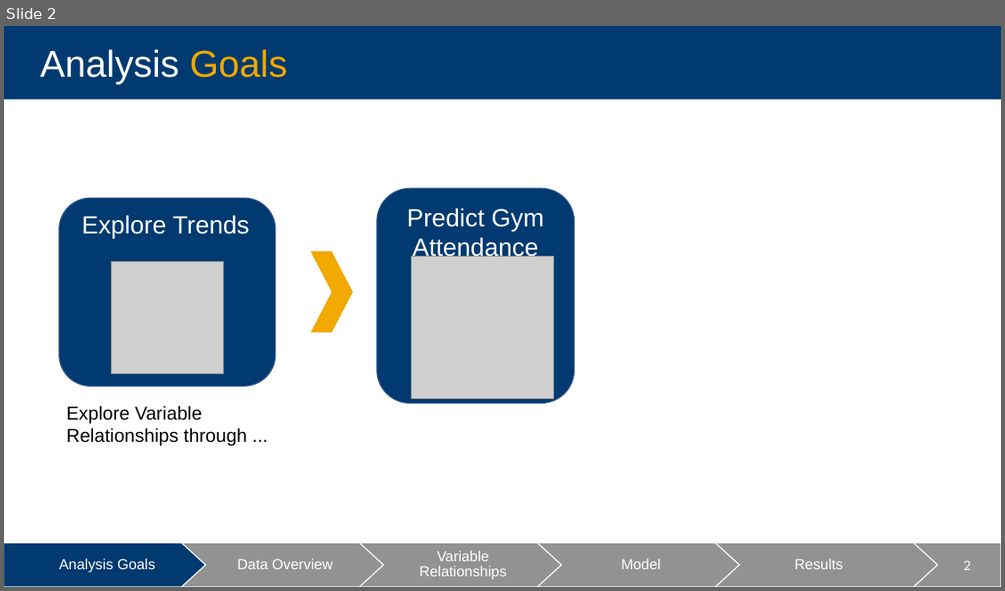
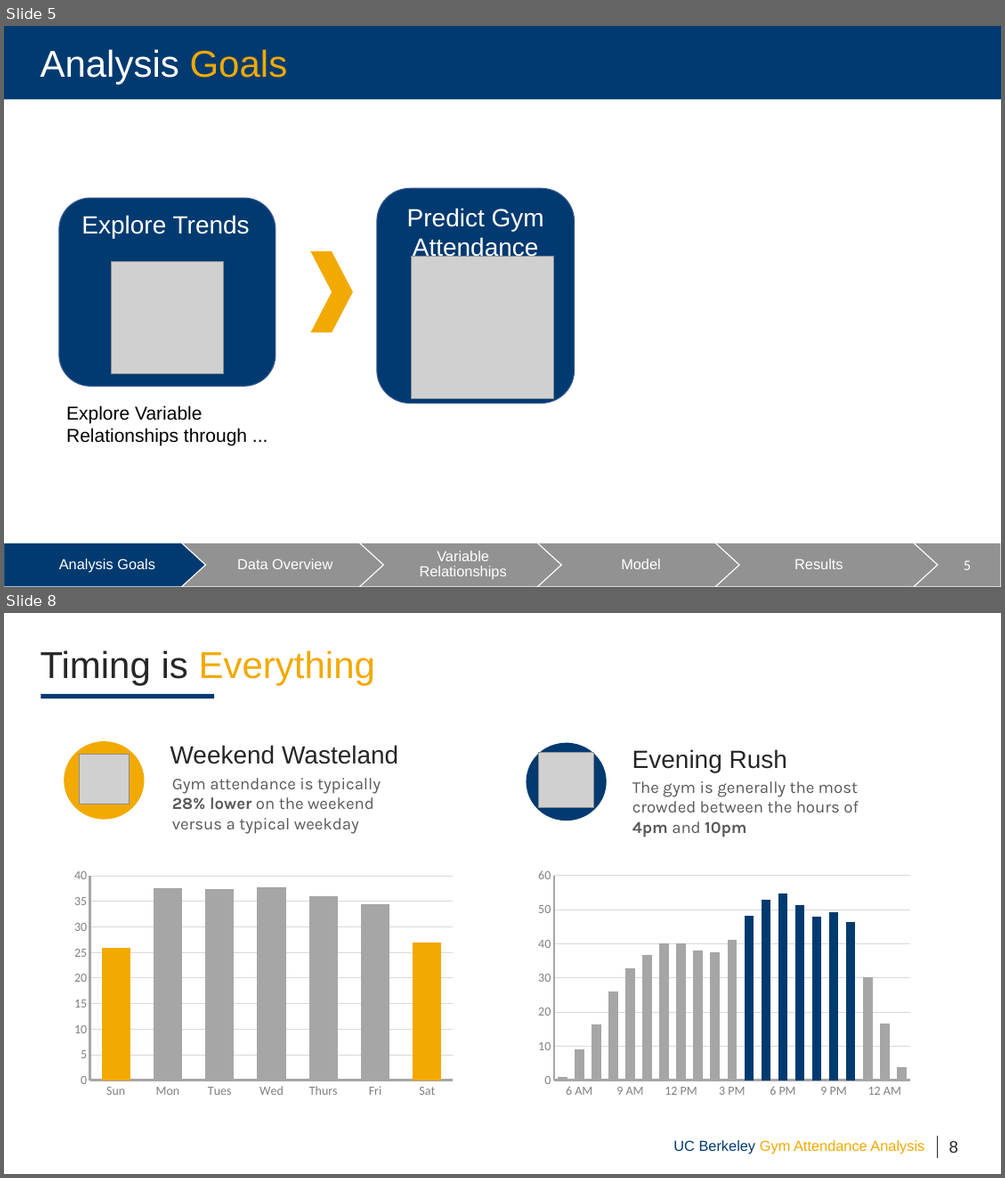
Before and after one commit to jeffernst4/gymtraffic, a slide deck: presentation/UC Berkeley Gym Attendance.pptx. Shown one above the other, each under a label of ours: slide 2 before the commit, slides 5 and 8 after it; the slides between them are not shown. The pictures are 1005x591 and 1005x1178 pixels, drawn with LibreOffice and Linux fonts; fonts in the diff are those of the drawing; grey boxes stand for pictures. Boxes give left, top, right and bottom in pixels: in the first picture for what was removed or moved away, otherwise in the second. Text is boxed around its words. In the diff, an @@ line names an element or a change of style, - is before the commit and + after.

```diff
--- a/presentation/UC Berkeley Gym Attendance.pptx
+++ b/presentation/UC Berkeley Gym Attendance.pptx
@@ slide 8 added at (4,613,1001,1174), background #FFFFFF @@
@@ text added at (40,650,375,686), 36 pt, text #F2A900 @@
+Timing is Everything
@@ rectangle added at (40,694,214,698), fill #003A70 @@
@@ ellipse added at (64,742,144,819), fill #F2A900 @@
@@ text added at (170,745,398,764), 24 pt, text #262626 @@
+Weekend Wasteland
@@ ellipse added at (526,742,606,820), fill #003A70 @@
@@ picture added at (79,755,129,804) @@
@@ picture added at (539,753,594,808) @@
@@ text added at (632,749,787,772), 24 pt, text #262626 @@
+Evening Rush
@@ text added at (172,778,380,834), 16 pt, text #595959 @@
+Gym attendance is typically 28% lower on the weekend versus a typical weekday
@@ text added at (632,781,858,837), 16 pt, text #595959 @@
+The gym is generally the most crowded between the hours of 4pm and 10pm
@@ column chart added at (67,863,461,1103) @@
+categories: Sun, Mon, Tues, Wed, Thurs, Fri, Sat
+Series 1: 26, 38, 37, 38, 36, 35, 27
@@ column chart added at (531,863,918,1103) @@
+categories: , 0.25, , , 0.375, , , 0.5, , , 0.625, , , 0.75, , , 0.875, , , 1, 
+Series 1: 1, 9, 16, 26, 33, 37, 40, 40, 38, 37, 41, 48, 53, 55, 51, 48, 49, 46, 30, 17, 4
@@ text added at (673,1140,924,1154), 14 pt, text #F2A900 @@
+UC Berkeley Gym Attendance Analysis
@@ line added from (938, 1135) to (938, 1159), #262626 1 pt @@
@@ page number added at (949,1141,958,1152), 16 pt, text #262626 @@
+8
@@ what was slide 2 is now slide 5 @@
@@ page number at (963,560,971,570): text changed @@
-2
+5
```
Also in this commit, not shown: 3 slides changed, 4 other slides added.
